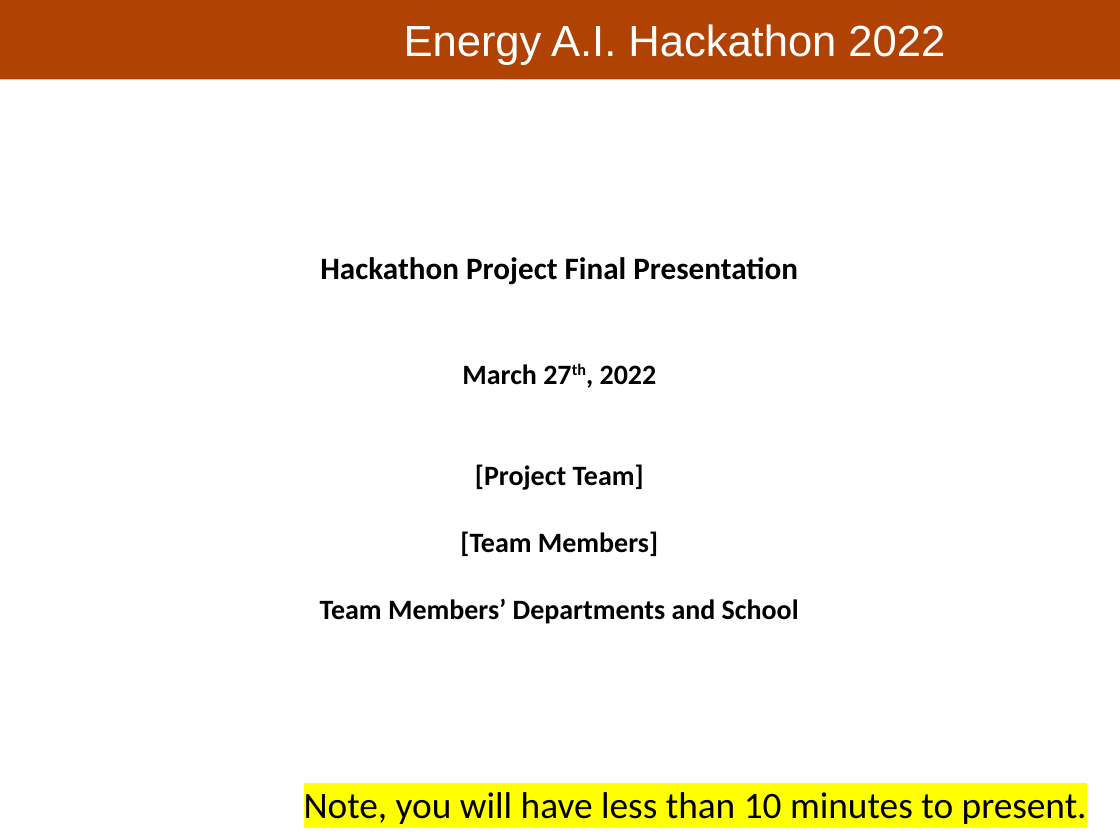
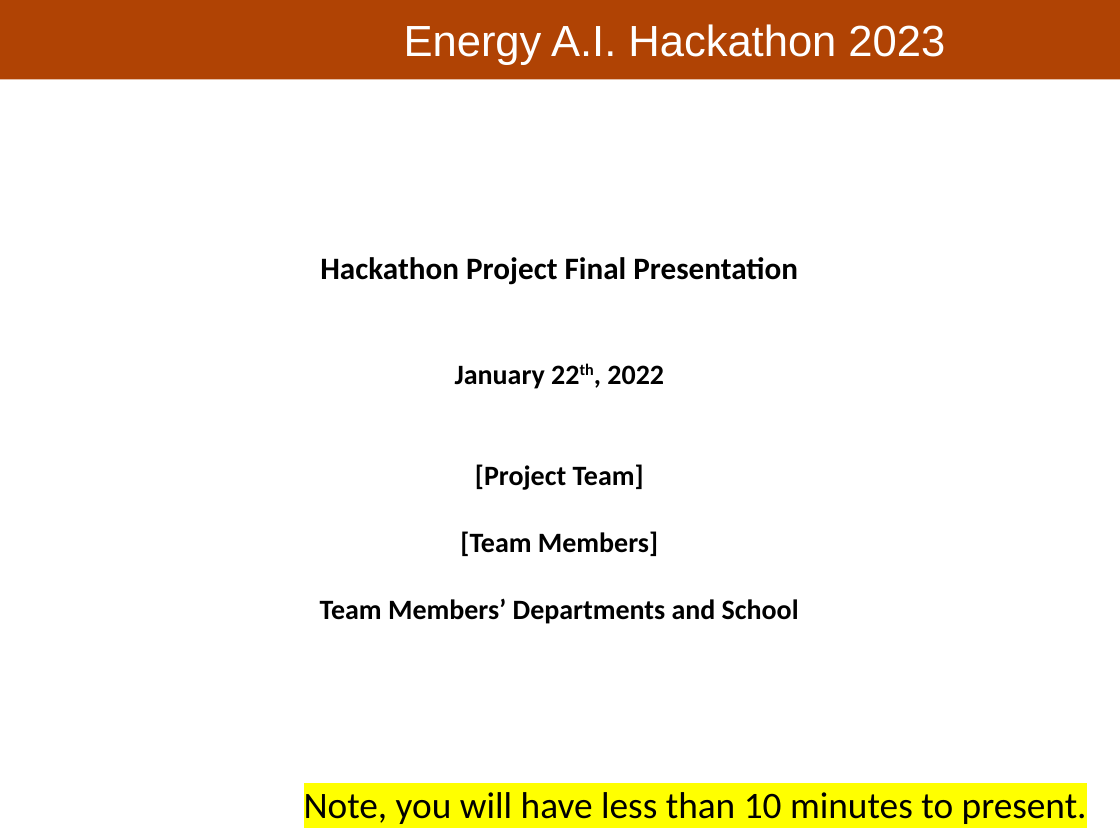
Before and after one commit to PGEHackathon/resources, a slide deck: slide 1 of Hackathon_PresentationTemplate.pptx. Drawn at 1120x840 pixels with LibreOffice and Linux fonts; fonts in the diff are those of the drawing; background and template pictures are left out. Boxes give left, top, right and bottom in pixels: in the first picture for what was removed or moved away, otherwise in the second. Text is boxed around its words. In the diff, an @@ line names an element or a change of style, - is before the commit and + after.

```diff
--- a/Hackathon_PresentationTemplate.pptx
+++ b/Hackathon_PresentationTemplate.pptx
@@ text at <box>404,24,945,65</box>: text changed @@
-Energy A.I. Hackathon 2022
+Energy A.I. Hackathon 2023
@@ text at <box>455,365,664,389</box>: text changed @@
-March 27th, 2022
+January 22th, 2022
```
Also in this commit, not shown: 5 other slides changed, 1 other file.
